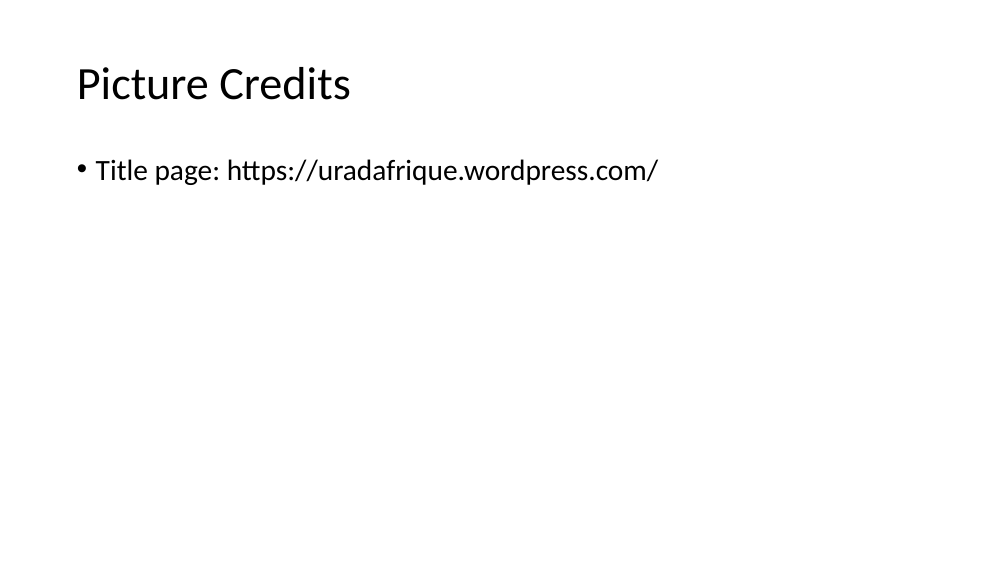
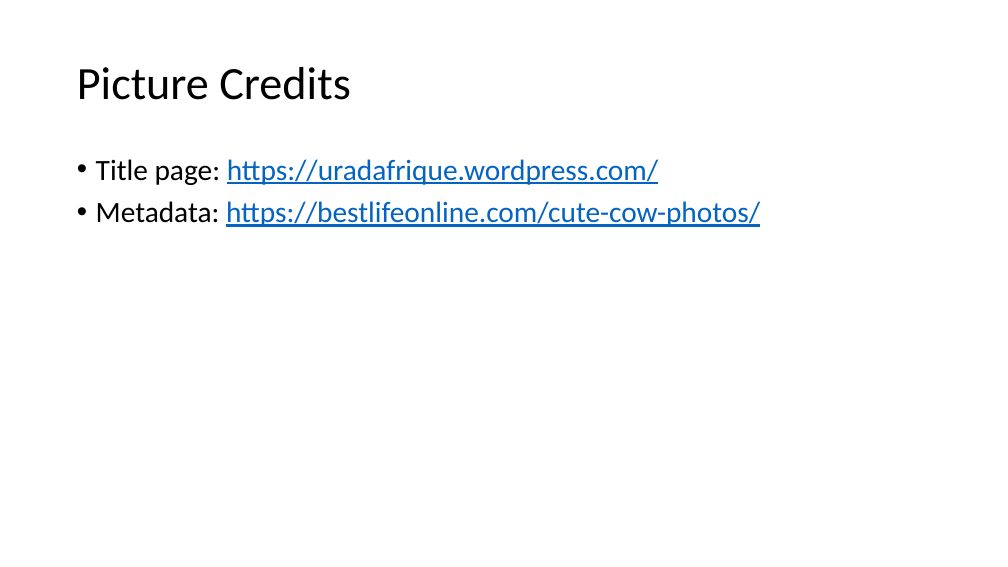
Before and after one commit to sultzerk/SultzerSwit_ENV872_EDA_FinalProject, a slide deck: slide 10 of Project/Sultzer_Swit_Methane.pptx (slide 8 before the commit). Drawn at 1008x567 pixels with LibreOffice and Linux fonts; fonts in the diff are those of the drawing. Boxes give left, top, right and bottom in pixels: in the first picture for what was removed or moved away, otherwise in the second. Text is boxed around its words. In the diff, an @@ line names an element or a change of style, - is before the commit and + after.

```diff
--- a/Project/Sultzer_Swit_Methane.pptx
+++ b/Project/Sultzer_Swit_Methane.pptx
@@ text at [96, 159, 658, 185]: text colour #000000 to #0563C1, underline on in "https://uradafrique.wordpress.com/" @@
@@ text at [96, 201, 760, 227]: paragraph added @@
+• Metadata: https://bestlifeonline.com/cute-cow-photos/
```
Also in this commit, not shown: 3 other slides changed, 6 slides added, 4 slides removed, 8 other files.
